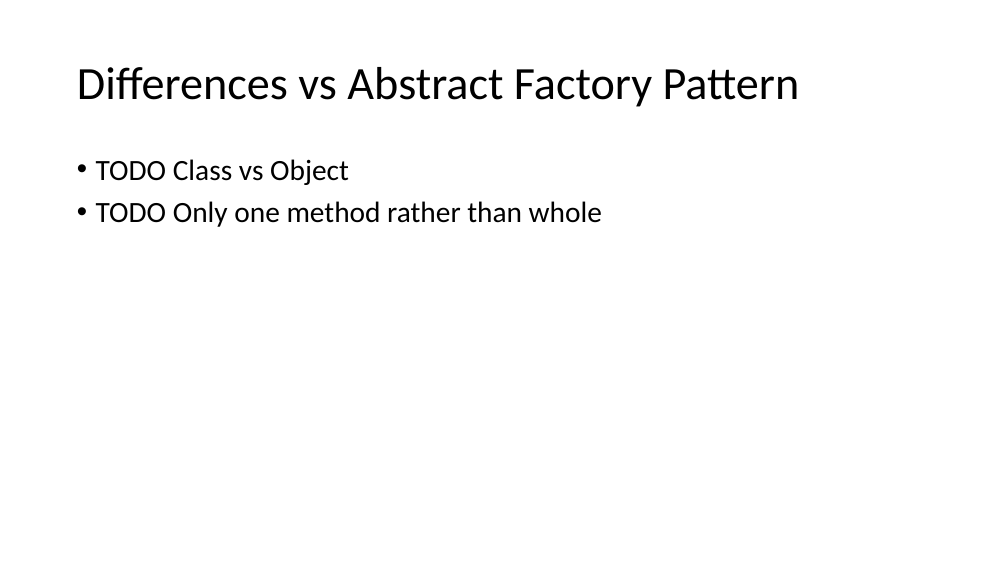
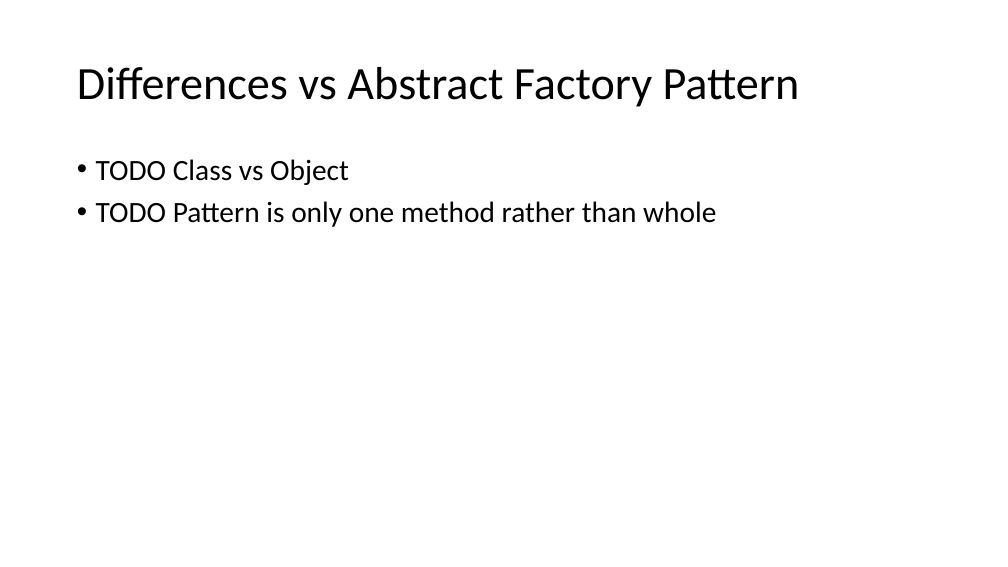
Before and after one commit to crsdrw/patterns, a slide deck: slide 9 of Patterns/docs/Factory Method.pptx (slide 7 before the commit). Drawn at 1008x567 pixels with LibreOffice and Linux fonts; fonts in the diff are those of the drawing. Boxes give left, top, right and bottom in pixels: in the first picture for what was removed or moved away, otherwise in the second. Text is boxed around its words. In the diff, an @@ line names an element or a change of style, - is before the commit and + after.

```diff
--- a/Patterns/docs/Factory Method.pptx
+++ b/Patterns/docs/Factory Method.pptx
@@ text at (96,201,716,227): text changed @@
-• TODO Only one method rather than whole
+• TODO Pattern is only one method rather than whole
```
Also in this commit, not shown: 1 other slide changed, 3 slides added, 1 slide removed, 2 other files.
